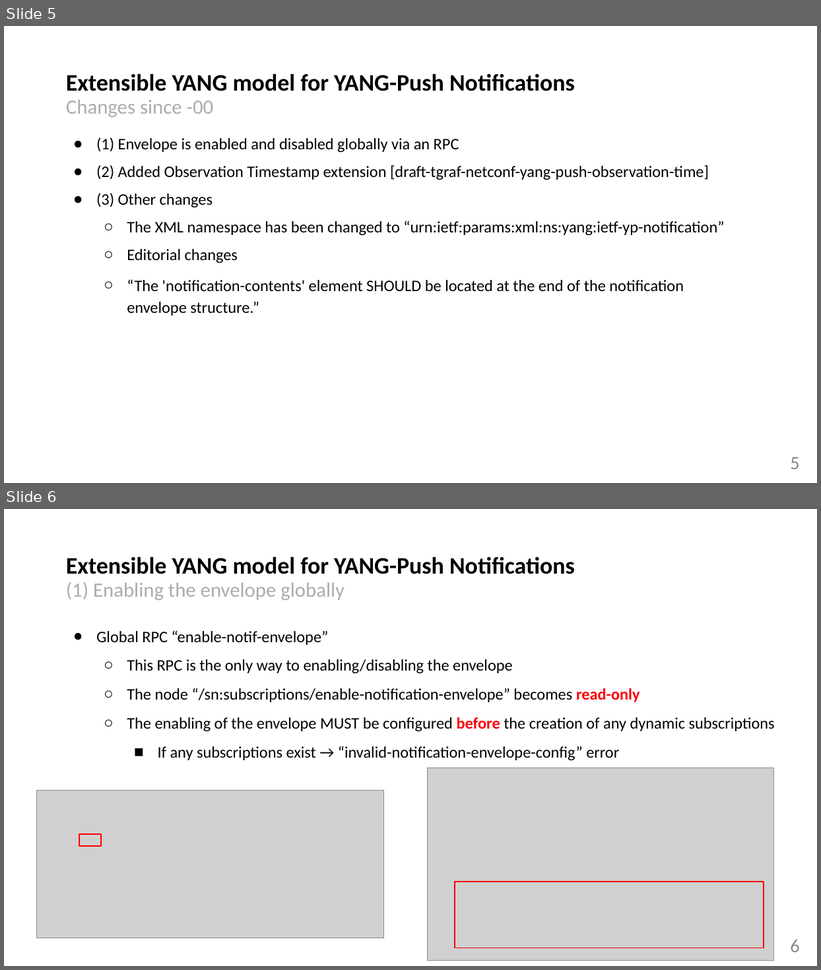
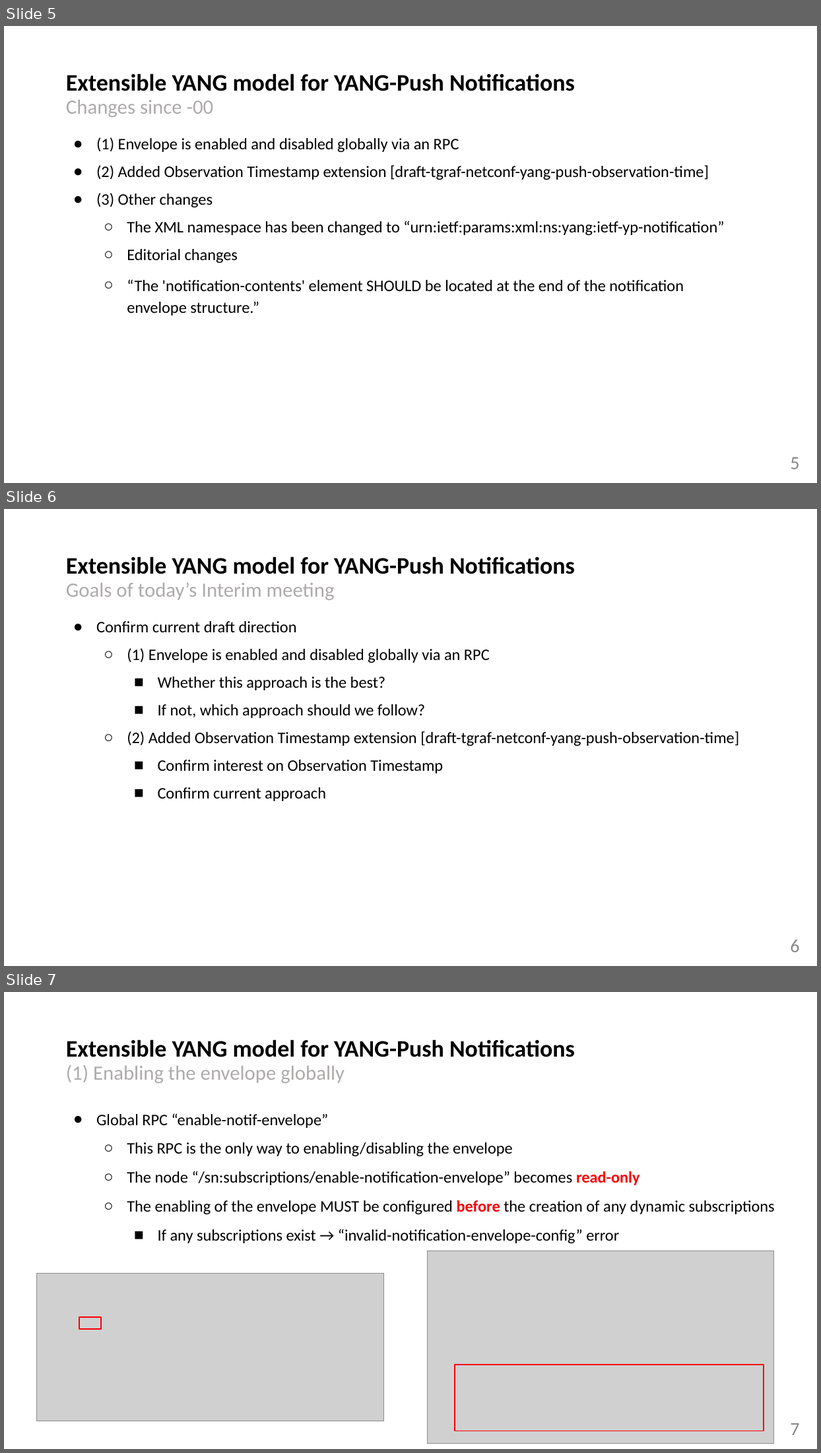
Before and after one commit to network-analytics/ietf-network-analytics-document-status, a slide deck: 122/NETCONF/netconf-nmop-interim-draft-netana-netconf-notif-envelope-02.pptx. Shown one above the other, each under a label of ours: slides 5 and 6 before the commit, slides 5, 6 and 7 after it. The pictures are 821x970 and 821x1453 pixels, drawn with LibreOffice and Linux fonts; fonts in the diff are those of the drawing; grey boxes stand for pictures. Boxes give left, top, right and bottom in pixels: in the first picture for what was removed or moved away, otherwise in the second. Text is boxed around its words. In the diff, an @@ line names an element or a change of style, - is before the commit and + after.

Commit message:
change poll + goals

```diff
--- a/122/NETCONF/netconf-nmop-interim-draft-netana-netconf-notif-envelope-02.pptx
+++ b/122/NETCONF/netconf-nmop-interim-draft-netana-netconf-notif-envelope-02.pptx
@@ slide 6 added at (x1=4, y1=509, x2=817, y2=966), background #FFFFFF @@
@@ title added at (x1=66, y1=557, x2=575, y2=600), 28 pt, text #000000, bold @@
+Extensible YANG model for YANG-Push Notifications
+Goals of today’s Interim meeting
@@ text added at (x1=96, y1=621, x2=739, y2=801), 19 pt, text #000000 @@
+● Confirm current draft direction
+  ○ (1) Envelope is enabled and disabled globally via an RPC
+    ■ Whether this approach is the best?
+    ■ If not, which approach should we follow?
+  ○ (2) Added Observation Timestamp extension [draft-tgraf-netconf-yang-push-observation-time]
+    ■ Confirm interest on Observation Timestamp
+    ■ Confirm current approach
@@ page number added at (x1=790, y1=940, x2=799, y2=953), 22 pt, text #888888 @@
+6
@@ what was slide 6 is now slide 7 @@
@@ page number at (x1=790, y1=1424, x2=799, y2=1436): text changed @@
-6
+7
```
Also in this commit, not shown: 2 slides changed, 1 other file.
